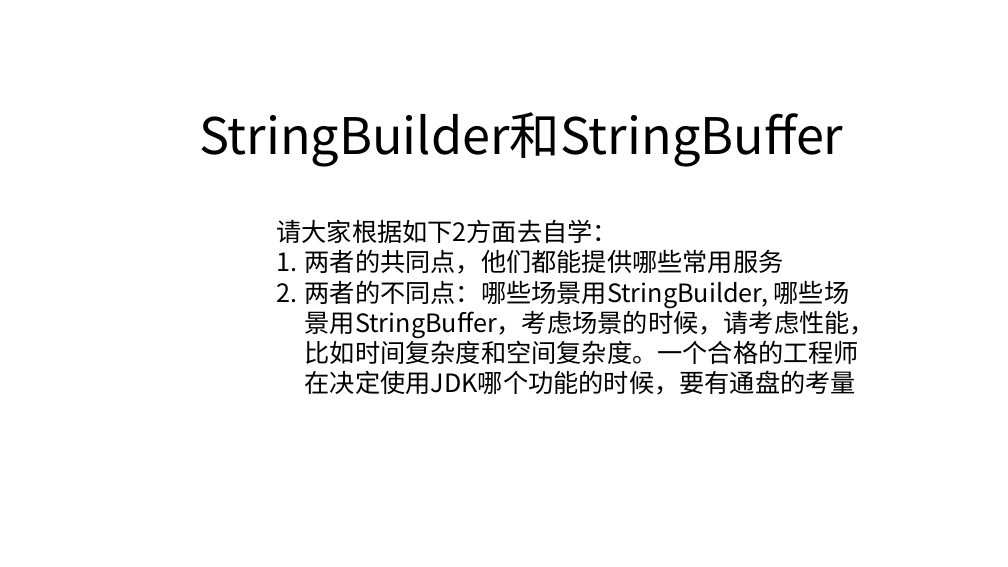
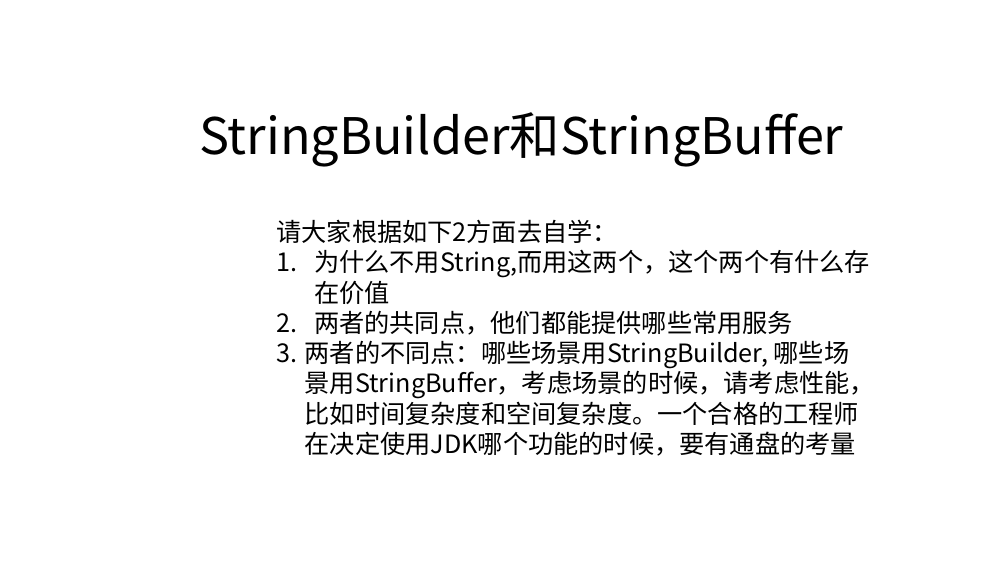
Before and after one commit to zjyesir/hmc_java_1, a slide deck: slide 15 of ppt/10. 对象的思考.pptx. Drawn at 1008x567 pixels with LibreOffice and Linux fonts; fonts in the diff are those of the drawing; background and template pictures are left out. Boxes give left, top, right and bottom in pixels: in the first picture for what was removed or moved away, otherwise in the second. Text is boxed around its words. In the diff, an @@ line names an element or a change of style, - is before the commit and + after.

```diff
--- a/ppt/10. 对象的思考.pptx
+++ b/ppt/10. 对象的思考.pptx
@@ text at (x1=314, y1=249, x2=870, y2=304): paragraph added @@
+1. 为什么不用String,而用这两个，这个两个有什么存在价值
@@ text at (x1=314, y1=310, x2=793, y2=335): indent changed @@
```
Also in this commit, not shown: 1 slide added.
